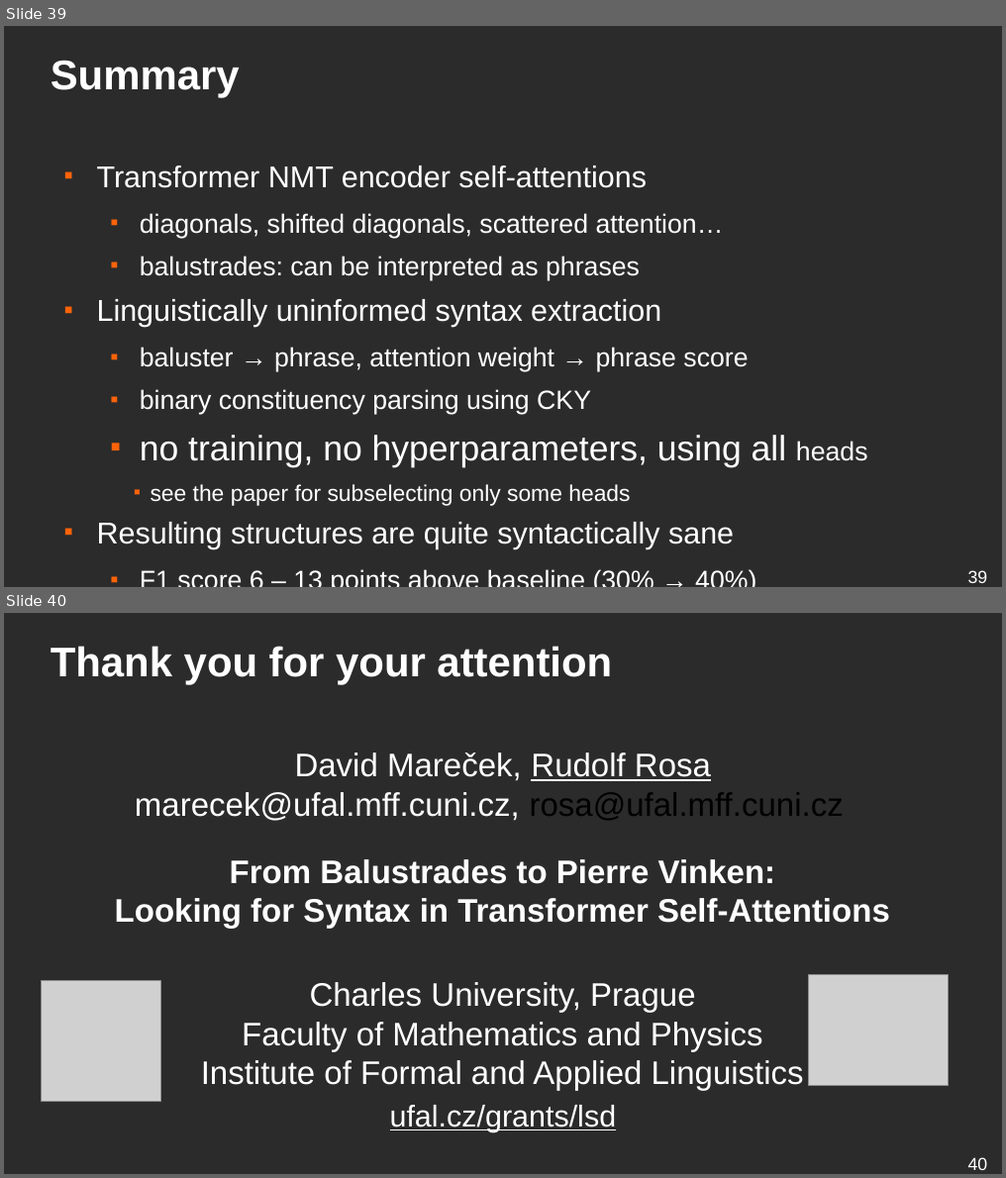
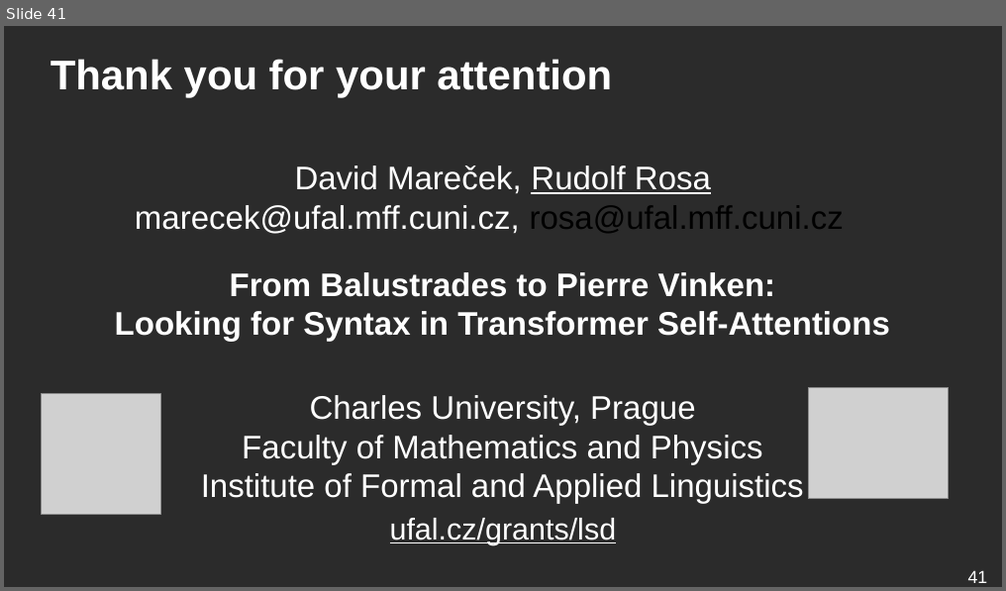
Before and after one commit to ufal/lsd, a slide deck: conferences/2019-blackbox-balustrades/presentation.odp. Shown one above the other, each under a label of ours: slides 39 and 40 before the commit, slide 41 after it. The pictures are 1006x1178 and 1006x591 pixels, drawn with LibreOffice and Linux fonts; fonts in the diff are those of the drawing; grey boxes stand for pictures; background and template pictures are left out; a plain dark background stands for a picture behind light text. Boxes give left, top, right and bottom in pixels: in the first picture for what was removed or moved away, otherwise in the second. Text is boxed around its words. In the diff, an @@ line names an element or a change of style, - is before the commit and + after.

```diff
--- a/conferences/2019-blackbox-balustrades/presentation.odp
+++ b/conferences/2019-blackbox-balustrades/presentation.odp
@@ slide 39 removed at [4,26,1002,587], background picture (left out) @@
@@ title removed at [51,60,240,97] @@
-Summary
@@ text removed at [97,166,868,550] @@
-■ Transformer NMT encoder self-attentions
-  ■ diagonals, shifted diagonals, scattered attention…
-  ■ balustrades: can be interpreted as phrases
-■ Linguistically uninformed syntax extraction
-  ■ baluster → phrase, attention weight → phrase score
-  ■ binary constituency parsing using CKY
-  ■ no training, no hyperparameters, using all heads
-    ■ see the paper for subselecting only some heads
-■ Resulting structures are quite syntactically sane
-  ■ F1 score 6 – 13 points above baseline (30% → 40%)
@@ page number removed at [968,570,988,583] @@
-39
@@ what was slide 40 is now slide 41 @@
@@ page number at [968,570,988,583]: text changed @@
-40
+41
```
Also in this commit, not shown: 5 slides added, 3 other slides removed, 1 other file.
